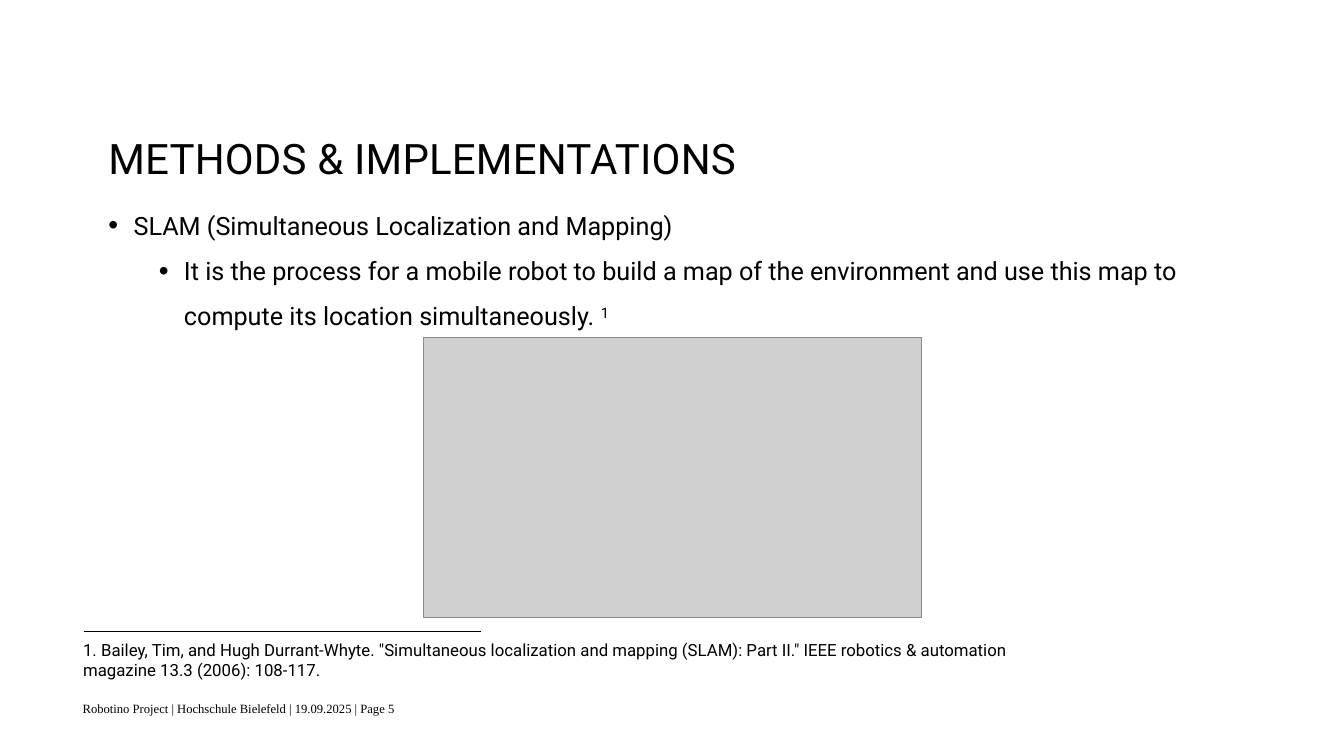
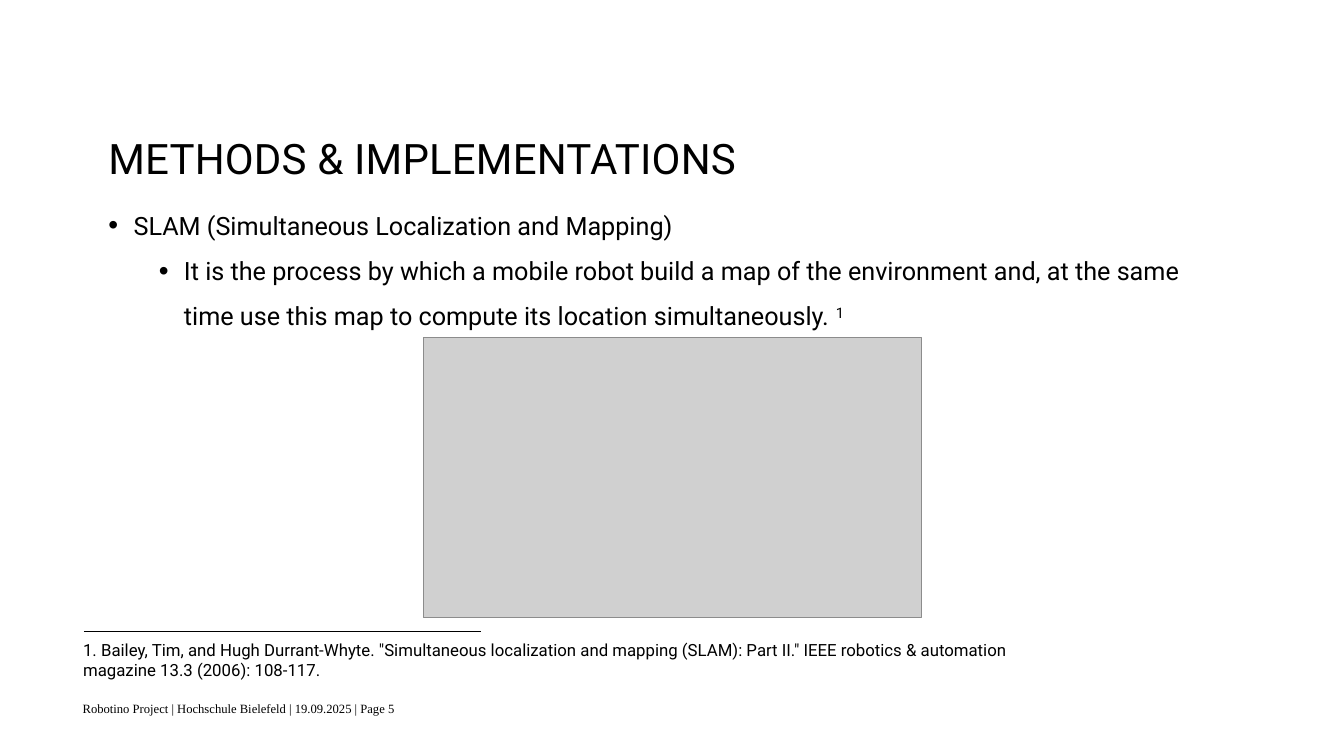
Before and after one commit to surajkarki66/robotino_project, a slide deck: slide 5 of docs/presentation.pptx. Drawn at 1344x756 pixels with LibreOffice and Linux fonts; fonts in the diff are those of the drawing; grey boxes stand for pictures; background and template pictures are left out. Boxes give left, top, right and bottom in pixels: in the first picture for what was removed or moved away, otherwise in the second. Text is boxed around its words. In the diff, an @@ line names an element or a change of style, - is before the commit and + after.

```diff
--- a/docs/presentation.pptx
+++ b/docs/presentation.pptx
@@ text at [184, 261, 1179, 331]: text changed @@
-  • It is the process for a mobile robot to build a map of the environment and use this map to compute its location simultaneously. 1
+  • It is the process by which a mobile robot build a map of the environment and, at the same time use this map to compute its location simultaneously. 1
```
Also in this commit, not shown: 39 other slides changed, 1 slide added, 3 slides removed.
